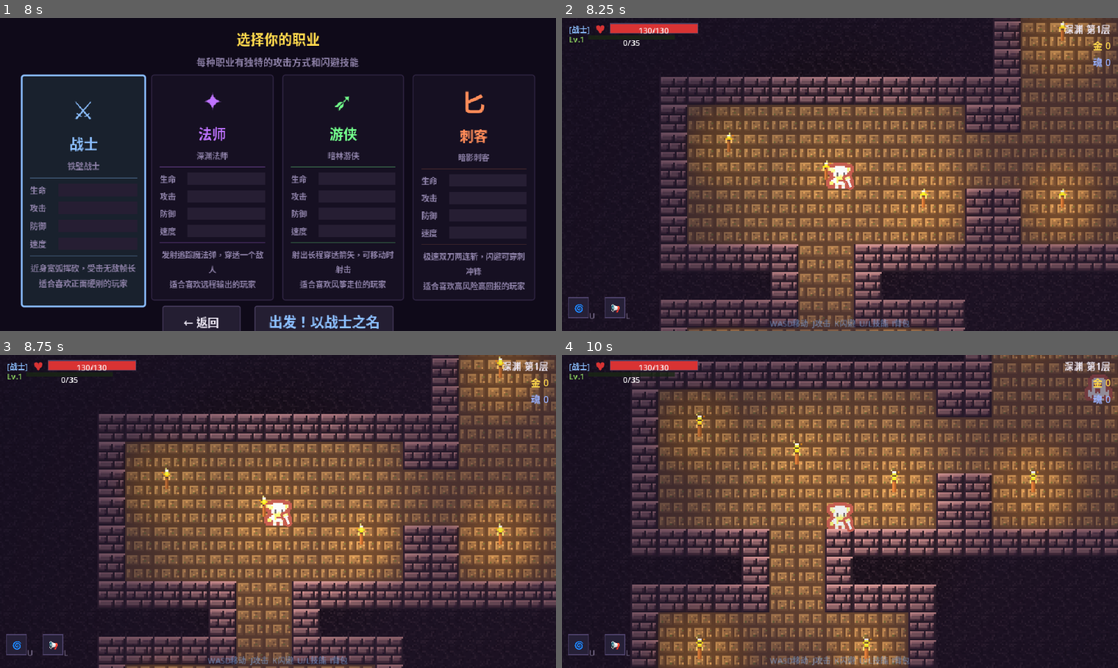
Above: before the commit, frames 1-4 (two rows, left to right).
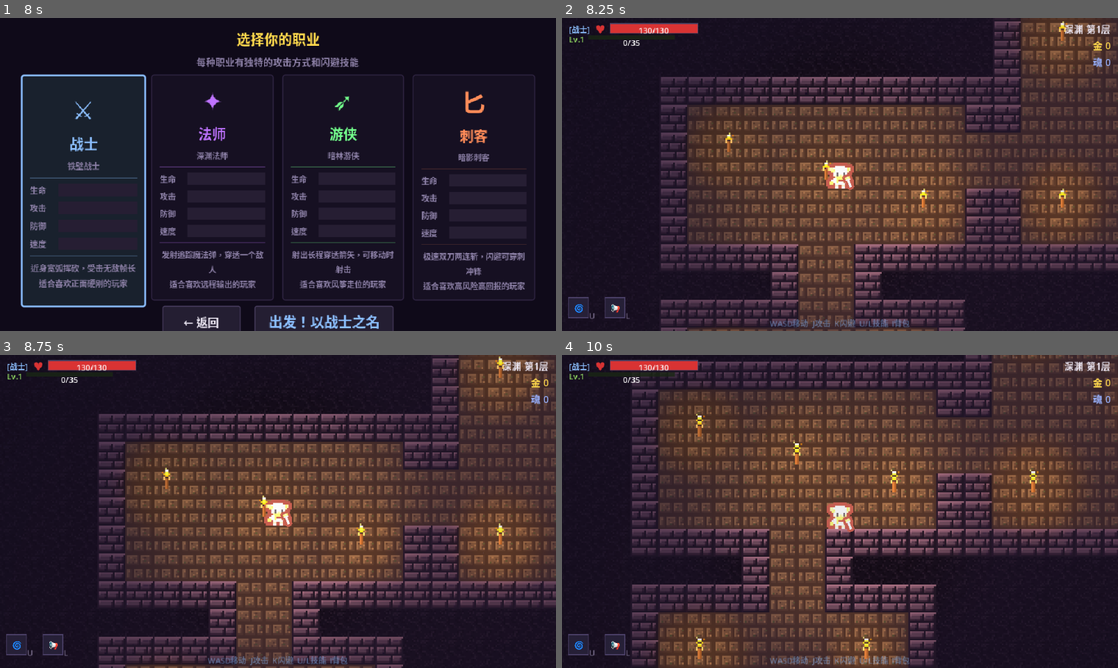
Above: after the commit, the same moments.

Repository: pidongqianqian/pdgame1
Game: Godot game, scene res://scenes/main.tscn
Two runs of this game, one before a commit and one after it. Both use one fixed random seed, a clock stepped at 60 frames per second and the inputs below.
Inputs (mouse positions are in pixels of both pictures, inside the frame that each line leads up to):
- Up to frame 1 (8 s): click "开始冒险" at 0.5 s; click (83, 190) at 1.27 s; click (211, 187) at 2.02 s; click (83, 187) at 2.77 s; click (344, 187) at 3.52 s; click (344, 190) at 4.27 s; click (472, 187) at 5.02 s; click (478, 190) at 5.77 s; click "← 返回" at 6.5 s; click "开始冒险" at 7.25 s
- Up to frame 2 (8.25 s): click "出发！以战士之名" at 8 s
- Up to frame 3 (8.75 s): no input
- Up to frame 4 (10 s): tap Enter at 8.75 s; move the mouse to (962, 495) at 8.77 s; hold D (move_right) 8.78-9.53 s; tap J (attack) at 8.85 s; move the mouse to (728, 527) at 9.52 s; hold S (move_down) from 9.53 s (still down); tap K (dodge) at 9.6 s

Frame 1 is identical in both runs. In frame 2, 24% of the frame differs, in the area x 14-100%, y 0-100%; in frame 3, 24%; in frame 4, 29%, in the area x 12-100%, y 0-100%.

Commit message:
feat: 主题视觉强化 + 调试面板
- THEME_CONFIG 新增 tile_modulate / banner_color 字段
- 地图瓦片按主题染色（森林绿/炼狱橙/亡灵紫/石窟蓝灰）
- 每个房间程序化生成主题装饰物（草丛、蘑菇、熔岩、符文等）
- 主题横幅颜色跟随 banner_color
- dungeon_ambience: 主题专属粒子系统（落叶/火星/幽光/尘埃）
- 调试面板 F5 打开，F1-F4 跳主题，F6/F7 逐层，F9/F10/F11 辅助
- 修复越界 bug：entities 初始化提前到 _setup_dungeon 之前

Made-with: Cursor

Diff:
--- a/scripts/dungeon/dungeon_ambience.gd
+++ b/scripts/dungeon/dungeon_ambience.gd
@@ -60,8 +60,10 @@
 var _torch_positions: Array = []
 var _torch_sprites: Array = []
 var _floor_overlay: ColorRect
+var _particle_layer: CanvasLayer
 
 var _theme_color: Color = Color(0.12, 0.08, 0.18)
+var _theme_id: int = 0  # 0=crypt, 1=forest, 2=inferno, 3=necropolis
 
 
 func _ready() -> void:
@@ -98,18 +100,11 @@
 	add_child(_floor_overlay)
 
 
-func set_theme(theme_color: Color) -> void:
+func set_theme(theme_color: Color, theme_id: int = 0) -> void:
 	_theme_color = theme_color
+	_theme_id = theme_id
 	_update_floor_theme()
-
-	for d in _dust_nodes:
-		var node: ColorRect = d["node"]
-		node.color = Color(
-			_theme_color.r * 4 + 0.5,
-			_theme_color.g * 4 + 0.5,
-			_theme_color.b * 4 + 0.5,
-			node.color.a
-		)
+	_rebuild_dust_particles()
 
 
 func _update_floor_theme() -> void:
@@ -126,21 +121,152 @@
 
 
 func _spawn_dust_particles() -> void:
-	var world_layer = CanvasLayer.new()
-	world_layer.layer = 3
-	add_child(world_layer)
-
+	_particle_layer = CanvasLayer.new()
+	_particle_layer.layer = 3
+	add_child(_particle_layer)
+	_rebuild_dust_particles()
+
+
+func _rebuild_dust_particles() -> void:
+	for d in _dust_nodes:
+		if is_instance_valid(d["node"]):
+			d["node"].queue_free()
+	_dust_nodes.clear()
+
+	if not _particle_layer:
+		return
+
+	match _theme_id:
+		0:
+			_spawn_crypt_dust()
+		1:
+			_spawn_forest_leaves()
+		2:
+			_spawn_inferno_embers()
+		3:
+			_spawn_necro_wisps()
+
+
+func _spawn_crypt_dust() -> void:
 	for i in 14:
 		var dust = ColorRect.new()
 		dust.size = Vector2(1, 1)
 		dust.color = Color(0.7, 0.7, 0.9, randf_range(0.15, 0.35))
 		dust.position = Vector2(randf_range(0, 800), randf_range(0, 400))
 		dust.mouse_filter = Control.MOUSE_FILTER_IGNORE
-		world_layer.add_child(dust)
-		_dust_nodes.append({
-			"node": dust,
+		_particle_layer.add_child(dust)
+		_dust_nodes.append({
+			"node": dust, "type": "rise",
 			"speed": randf_range(4.0, 14.0),
 			"drift": randf_range(-8.0, 8.0),
+			"phase": randf_range(0, TAU),
+		})
+
+
+func _spawn_forest_leaves() -> void:
+	var leaf_colors = [
+		Color(0.3, 0.6, 0.15, 0.45),
+		Color(0.5, 0.7, 0.2, 0.4),
+		Color(0.6, 0.55, 0.1, 0.35),
+		Color(0.25, 0.5, 0.1, 0.4),
+	]
+	for i in 18:
+		var leaf = ColorRect.new()
+		leaf.size = Vector2(randi_range(2, 3), 1)
+		leaf.color = leaf_colors[randi() % leaf_colors.size()]
+		leaf.position = Vector2(randf_range(0, 800), randf_range(0, 400))
+		leaf.rotation = randf_range(0, TAU)
+		leaf.mouse_filter = Control.MOUSE_FILTER_IGNORE
+		_particle_layer.add_child(leaf)
+		_dust_nodes.append({
+			"node": leaf, "type": "fall",
+			"speed": randf_range(6.0, 18.0),
+			"drift": randf_range(-15.0, 15.0),
+			"phase": randf_range(0, TAU),
+			"spin": randf_range(-1.5, 1.5),
+		})
+	# 少量孢子光点
+	for i in 6:
+		var spore = ColorRect.new()
+		spore.size = Vector2(1, 1)
+		spore.color = Color(0.6, 1.0, 0.4, randf_range(0.2, 0.4))
+		spore.position = Vector2(randf_range(0, 800), randf_range(0, 400))
+		spore.mouse_filter = Control.MOUSE_FILTER_IGNORE
+		_particle_layer.add_child(spore)
+		_dust_nodes.append({
+			"node": spore, "type": "float",
+			"speed": randf_range(2.0, 6.0),
+			"drift": randf_range(-6.0, 6.0),
+			"phase": randf_range(0, TAU),
+		})
+
+
+func _spawn_inferno_embers() -> void:
+	var ember_colors = [
+		Color(1.0, 0.6, 0.1, 0.5),
+		Color(1.0, 0.4, 0.05, 0.55),
+		Color(1.0, 0.8, 0.2, 0.4),
+	]
+	for i in 20:
+		var ember = ColorRect.new()
+		ember.size = Vector2(1, 1)
+		ember.color = ember_colors[randi() % ember_colors.size()]
+		ember.position = Vector2(randf_range(0, 800), randf_range(0, 400))
+		ember.mouse_filter = Control.MOUSE_FILTER_IGNORE
+		_particle_layer.add_child(ember)
+		_dust_nodes.append({
+			"node": ember, "type": "rise_fast",
+			"speed": randf_range(12.0, 30.0),
+			"drift": randf_range(-12.0, 12.0),
+			"phase": randf_range(0, TAU),
+		})
+	# 热浪摇曳大粒子
+	for i in 4:
+		var heat = ColorRect.new()
+		heat.size = Vector2(3, 2)
+		heat.color = Color(1.0, 0.5, 0.15, 0.12)
+		heat.position = Vector2(randf_range(0, 800), randf_range(200, 400))
+		heat.mouse_filter = Control.MOUSE_FILTER_IGNORE
+		_particle_layer.add_child(heat)
+		_dust_nodes.append({
+			"node": heat, "type": "rise",
+			"speed": randf_range(3.0, 8.0),
+			"drift": randf_range(-20.0, 20.0),
+			"phase": randf_range(0, TAU),
+		})
+
+
+func _spawn_necro_wisps() -> void:
+	var wisp_colors = [
+		Color(0.6, 0.3, 0.9, 0.3),
+		Color(0.4, 0.5, 1.0, 0.25),
+		Color(0.8, 0.4, 1.0, 0.2),
+	]
+	for i in 10:
+		var wisp = ColorRect.new()
+		wisp.size = Vector2(2, 2)
+		wisp.color = wisp_colors[randi() % wisp_colors.size()]
+		wisp.position = Vector2(randf_range(0, 800), randf_range(0, 400))
+		wisp.mouse_filter = Control.MOUSE_FILTER_IGNORE
+		_particle_layer.add_child(wisp)
+		_dust_nodes.append({
+			"node": wisp, "type": "float",
+			"speed": randf_range(1.5, 5.0),
+			"drift": randf_range(-10.0, 10.0),
+			"phase": randf_range(0, TAU),
+		})
+	# 暗尘
+	for i in 8:
+		var dust = ColorRect.new()
+		dust.size = Vector2(1, 1)
+		dust.color = Color(0.5, 0.4, 0.6, randf_range(0.15, 0.3))
+		dust.position = Vector2(randf_range(0, 800), randf_range(0, 400))
+		dust.mouse_filter = Control.MOUSE_FILTER_IGNORE
+		_particle_layer.add_child(dust)
+		_dust_nodes.append({
+			"node": dust, "type": "rise",
+			"speed": randf_range(3.0, 10.0),
+			"drift": randf_range(-6.0, 6.0),
 			"phase": randf_range(0, TAU),
 		})
 
@@ -154,12 +280,51 @@
 	var t: float = Time.get_ticks_msec() / 1000.0
 	for d in _dust_nodes:
 		var node: ColorRect = d["node"]
-		node.position.y -= d["speed"] * delta
-		node.position.x += sin(t * 0.8 + d["phase"]) * d["drift"] * delta
-		node.color.a = (sin(t * 1.2 + d["phase"]) * 0.1 + 0.22)
-		if node.position.y < -4:
-			node.position.y = 364.0
-			node.position.x = randf_range(0, 800)
+		if not is_instance_valid(node):
+			continue
+		var ptype: String = d.get("type", "rise")
+		var base_alpha: float = node.color.a
+
+		match ptype:
+			"rise":
+				node.position.y -= d["speed"] * delta
+				node.position.x += sin(t * 0.8 + d["phase"]) * d["drift"] * delta
+				node.color.a = clampf(sin(t * 1.2 + d["phase"]) * 0.1 + 0.22, 0.05, 0.5)
+				if node.position.y < -4:
+					node.position.y = 400.0
+					node.position.x = randf_range(0, 800)
+
+			"rise_fast":
+				node.position.y -= d["speed"] * delta
+				node.position.x += sin(t * 2.0 + d["phase"]) * d["drift"] * delta
+				var flicker: float = sin(t * 8.0 + d["phase"]) * 0.2
+				node.color.a = clampf(0.35 + flicker, 0.1, 0.6)
+				if node.position.y < -4:
+					node.position.y = randf_range(350, 420)
+					node.position.x = randf_range(0, 800)
+
+			"fall":
+				node.position.y += d["speed"] * delta
+				node.position.x += sin(t * 0.6 + d["phase"]) * d["drift"] * delta
+				if d.has("spin"):
+					node.rotation += d["spin"] * delta
+				node.color.a = clampf(sin(t * 0.8 + d["phase"]) * 0.1 + 0.35, 0.1, 0.5)
+				if node.position.y > 410:
+					node.position.y = randf_range(-20, -5)
+					node.position.x = randf_range(0, 800)
+
+			"float":
+				node.position.y += sin(t * 0.5 + d["phase"]) * d["speed"] * delta
+				node.position.x += cos(t * 0.3 + d["phase"]) * d["drift"] * delta
+				node.color.a = clampf(sin(t * 0.7 + d["phase"]) * 0.15 + 0.25, 0.05, 0.45)
+				if node.position.x < -10:
+					node.position.x = 810.0
+				elif node.position.x > 810:
+					node.position.x = -10.0
+				if node.position.y < -10:
+					node.position.y = 410.0
+				elif node.position.y > 410:
+					node.position.y = -10.0
 
 
 func _update_torch_shader() -> void:
--- a/scripts/game_world.gd
+++ b/scripts/game_world.gd
@@ -22,6 +22,8 @@
 			preload("res://scenes/enemies/boss_dark_knight.tscn"),
 		],
 		"ambience": Color(0.12, 0.08, 0.18),
+		"tile_modulate": Color(0.75, 0.72, 0.85),
+		"banner_color": Color(0.35, 0.25, 0.55),
 	},
 	DungeonTheme.FOREST: {
 		"name": "地下森林",
@@ -36,7 +38,9 @@
 		"big_bosses": [
 			preload("res://scenes/enemies/boss_necromancer.tscn"),
 		],
-		"ambience": Color(0.06, 0.14, 0.08),
+		"ambience": Color(0.04, 0.16, 0.06),
+		"tile_modulate": Color(0.6, 0.88, 0.55),
+		"banner_color": Color(0.2, 0.5, 0.15),
 	},
 	DungeonTheme.INFERNO: {
 		"name": "熔岩炼狱",
@@ -52,7 +56,9 @@
 		"big_bosses": [
 			preload("res://scenes/enemies/boss_fire_elemental.tscn"),
 		],
-		"ambience": Color(0.18, 0.06, 0.04),
+		"ambience": Color(0.22, 0.06, 0.02),
+		"tile_modulate": Color(0.92, 0.6, 0.45),
+		"banner_color": Color(0.65, 0.2, 0.05),
 	},
 	DungeonTheme.NECROPOLIS: {
 		"name": "亡灵殿堂",
@@ -69,6 +75,8 @@
 			preload("res://scenes/enemies/boss_dark_knight.tscn"),
 		],
 		"ambience": Color(0.10, 0.06, 0.16),
+		"tile_modulate": Color(0.65, 0.55, 0.8),
+		"banner_color": Color(0.4, 0.15, 0.55),
 	},
 }
 
@@ -86,12 +94,18 @@
 
 var _disconnect_ui: CanvasLayer = null
 
+# Debug
+var _debug_panel: CanvasLayer = null
+var _debug_info_label: Label = null
+const DEBUG_ENABLED: bool = true
+
 
 func _ready() -> void:
 	GameManager.player_died.connect(_on_game_over)
 	if NetworkManager.is_multiplayer_active():
 		NetworkManager.host_disconnected.connect(_on_host_disconnected)
 		NetworkManager.player_disconnected.connect(_on_peer_disconnected)
+	entities = $Entities
 	_setup_dungeon()
 	_setup_canvas_modulate()
 	_spawn_player()
@@ -106,6 +120,9 @@
 	if event.is_action_pressed("inventory"):
 		if inventory_ui and not inventory_ui.visible:
 			inventory_ui.open()
+
+	if DEBUG_ENABLED and event is InputEventKey and event.pressed and not event.echo:
+		_handle_debug_input(event as InputEventKey)
 
 
 func _setup_dungeon() -> void:
@@ -122,6 +139,8 @@
 	var seed_val: int = NetworkManager.current_dungeon_seed
 	dungeon.generate(GameManager.current_floor, player_count, seed_val)
 	dungeon.all_rooms_cleared.connect(_on_all_rooms_cleared)
+	_apply_theme_tilemap_tint()
+	_spawn_room_decorations()
 
 
 func _create_runtime_tileset(tilemap_layer: TileMapLayer) -> void:
@@ -342,9 +361,10 @@
 
 
 func _apply_theme_ambience() -> void:
-	var config: Dictionary = THEME_CONFIG[_get_current_theme()]
+	var theme: DungeonTheme = _get_current_theme()
+	var config: Dictionary = THEME_CONFIG[theme]
 	if ambience and ambience.has_method("set_theme"):
-		ambience.set_theme(config["ambience"])
+		ambience.set_theme(config["ambience"], theme as int)
 
 
 func _on_enemy_died_in_room(room_index: int, enemy_pos: Vector2, is_boss: bool, gold: int, xp: int = 12, killer_peer: int = 0) -> void:
@@ -784,6 +804,8 @@
 	var player_count: int = NetworkManager.get_player_count()
 	var seed_val: int = NetworkManager.current_dungeon_seed
 	dungeon.generate(GameManager.current_floor, player_count, seed_val)
+	_apply_theme_tilemap_tint()
+	_spawn_room_decorations()
 
 	# 单人直接恢复，多人在 _spawn_player 里统一复活
 	if not NetworkManager.is_multiplayer_active():
@@ -1246,8 +1268,9 @@
 	panel.set_anchors_and_offsets_preset(Control.PRESET_CENTER_TOP)
 	panel.offset_top = 30
 	var sb = StyleBoxFlat.new()
-	sb.bg_color = Color(config["ambience"].r * 0.6, config["ambience"].g * 0.6, config["ambience"].b * 0.6, 0.92)
-	sb.border_color = Color(1.0, 0.85, 0.5, 0.7)
+	var bc: Color = config.get("banner_color", config["ambience"])
+	sb.bg_color = Color(bc.r, bc.g, bc.b, 0.92)
+	sb.border_color = Color(bc.r * 1.5 + 0.3, bc.g * 1.5 + 0.3, bc.b * 1.5 + 0.3, 0.7)
 	sb.set_border_width_all(1)
 	sb.set_corner_radius_all(4)
 	sb.set_content_margin_all(12)
@@ -1281,3 +1304,361 @@
 	tw.tween_interval(2.5)
 	tw.tween_property(panel, "modulate:a", 0.0, 0.6)
 	tw.tween_callback(layer.queue_free)
+
+
+# ═══════════════════════════════════════════════════════════════
+# Theme Visual System
+# ═══════════════════════════════════════════════════════════════
+
+func _apply_theme_tilemap_tint() -> void:
+	var config: Dictionary = THEME_CONFIG[_get_current_theme()]
+	var tint: Color = config.get("tile_modulate", Color.WHITE)
+	if dungeon and dungeon.tilemap:
+		dungeon.tilemap.modulate = tint
+
+
+const DECO_DENSITY: int = 5
+
+func _spawn_room_decorations() -> void:
+	var theme: DungeonTheme = _get_current_theme()
+	for i in dungeon.rooms.size():
+		var room: Rect2i = dungeon.rooms[i]
+		var count: int = clampi(int(room.get_area() / 18), 1, DECO_DENSITY)
+		for j in count:
+			var margin: int = 1
+			var tx: int = randi_range(room.position.x + margin, room.end.x - 1 - margin)
+			var ty: int = randi_range(room.position.y + margin, room.end.y - 1 - margin)
+			if not dungeon.is_floor_at(Vector2(tx * 16 + 8, ty * 16 + 8)):
+				continue
+			var world_pos = Vector2(tx * 16 + randf_range(2, 14), ty * 16 + randf_range(2, 14))
+			_place_decoration(world_pos, theme)
+
+
+func _place_decoration(pos: Vector2, theme: DungeonTheme) -> void:
+	match theme:
+		DungeonTheme.CRYPT:
+			_deco_crypt(pos)
+		DungeonTheme.FOREST:
+			_deco_forest(pos)
+		DungeonTheme.INFERNO:
+			_deco_inferno(pos)
+		DungeonTheme.NECROPOLIS:
+			_deco_necropolis(pos)
+
+
+func _deco_crypt(pos: Vector2) -> void:
+	var kind: int = randi() % 3
+	match kind:
+		0:  # 小骨头
+			var bone = _make_deco_sprite(pos, Vector2(5, 2), Color(0.85, 0.82, 0.7, 0.6))
+			bone.rotation = randf_range(-0.5, 0.5)
+		1:  # 蛛网角
+			var web = _make_deco_sprite(pos, Vector2(4, 4), Color(0.8, 0.8, 0.8, 0.25))
+			web.rotation = randf_range(0, TAU)
+		2:  # 碎石
+			var s1 = _make_deco_sprite(pos, Vector2(2, 2), Color(0.45, 0.4, 0.38, 0.5))
+			_make_deco_sprite(pos + Vector2(3, 1), Vector2(1, 1), Color(0.5, 0.45, 0.4, 0.4))
+
+
+func _deco_forest(pos: Vector2) -> void:
+	var kind: int = randi() % 4
+	match kind:
+		0:  # 草丛
+			_make_grass_tuft(pos)
+		1:  # 小蘑菇
+			_make_mushroom_deco(pos)
+		2:  # 藤蔓/苔藓
+			var moss = _make_deco_sprite(pos, Vector2(3, 2), Color(0.2, 0.55, 0.15, 0.5))
+			moss.rotation = randf_range(-0.3, 0.3)
+		3:  # 落叶
+			var leaf = _make_deco_sprite(pos, Vector2(3, 2), Color(0.5, 0.65, 0.2, 0.45))
+			leaf.rotation = randf_range(0, TAU)
+
+
+func _deco_inferno(pos: Vector2) -> void:
+	var kind: int = randi() % 3
+	match kind:
+		0:  # 裂缝/熔岩痕
+			var crack = _make_deco_sprite(pos, Vector2(6, 1), Color(0.9, 0.35, 0.1, 0.55))
+			crack.rotation = randf_range(-0.4, 0.4)
+		1:  # 灰烬
+			for k in 3:
+				var offset = Vector2(randf_range(-3, 3), randf_range(-3, 3))
+				_make_deco_sprite(pos + offset, Vector2(1, 1), Color(0.3, 0.25, 0.2, 0.4))
+		2:  # 小熔岩池
+			_make_lava_pool(pos)
+
+
+func _deco_necropolis(pos: Vector2) -> void:
+	var kind: int = randi() % 3
+	match kind:
+		0:  # 符文痕迹
+			_make_rune_mark(pos)
+		1:  # 暗紫烛光
+			var candle = _make_deco_sprite(pos, Vector2(1, 3), Color(0.7, 0.55, 0.75, 0.55))
+			var glow = _make_deco_sprite(pos + Vector2(0, -2), Vector2(3, 3),
+				Color(0.6, 0.3, 0.8, 0.15))
+		2:  # 裂骨
+			var bone = _make_deco_sprite(pos, Vector2(4, 2), Color(0.6, 0.55, 0.65, 0.45))
+			bone.rotation = randf_range(-0.6, 0.6)
+
+
+func _make_deco_sprite(pos: Vector2, size: Vector2, color: Color) -> ColorRect:
+	var rect = ColorRect.new()
+	rect.size = size
+	rect.color = color
+	rect.position = pos - size * 0.5
+	rect.z_index = -1
+	rect.mouse_filter = Control.MOUSE_FILTER_IGNORE
+	entities.add_child(rect)
+	return rect
+
+
+func _make_grass_tuft(pos: Vector2) -> void:
+	var base_green: float = randf_range(0.35, 0.6)
+	for k in randi_range(2, 4):
+		var offset = Vector2(randf_range(-3, 3), randf_range(-2, 1))
+		var blade = ColorRect.new()
+		blade.size = Vector2(1, randi_range(3, 5))
+		blade.color = Color(0.15 + randf_range(-0.05, 0.05),
+			base_green + randf_range(-0.1, 0.1), 0.1, 0.6)
+		blade.position = pos + offset
+		blade.rotation = randf_range(-0.3, 0.3)
+		blade.z_index = -1
+		entities.add_child(blade)
+
+
+func _make_mushroom_deco(pos: Vector2) -> void:
+	# 菌柄
+	var stem = ColorRect.new()
+	stem.size = Vector2(2, 3)
+	stem.color = Color(0.85, 0.8, 0.65, 0.7)
+	stem.position = pos + Vector2(-1, 0)
+	stem.z_index = -1
+	entities.add_child(stem)
+	# 菌盖
+	var cap = ColorRect.new()
+	var cap_colors = [Color(0.8, 0.2, 0.15, 0.7), Color(0.6, 0.4, 0.1, 0.7),
+		Color(0.3, 0.5, 0.8, 0.7)]
+	cap.size = Vector2(4, 2)
+	cap.color = cap_colors[randi() % cap_colors.size()]
+	cap.position = pos + Vector2(-2, -2)
+	cap.z_index = -1
+	entities.add_child(cap)
+
+
+func _make_lava_pool(pos: Vector2) -> void:
+	var pool = ColorRect.new()
+	pool.size = Vector2(randi_range(4, 7), randi_range(3, 5))
+	pool.color = Color(0.95, 0.4, 0.1, 0.4)
+	pool.position = pos - pool.size * 0.5
+	pool.z_index = -1
+	entities.add_child(pool)
+	var core = ColorRect.new()
+	core.size = pool.size * 0.5
+	core.color = Color(1.0, 0.75, 0.2, 0.5)
+	core.position = pos - core.size * 0.5
+	core.z_index = -1
+	entities.add_child(core)
+
+
+func _make_rune_mark(pos: Vector2) -> void:
+	var color = Color(0.5, 0.25, 0.7, 0.3)
+	# 十字符文
+	_make_deco_sprite(pos, Vector2(5, 1), color)
+	_make_deco_sprite(pos, Vector2(1, 5), color)
+	# 角上小点
+	for corner in [Vector2(-2, -2), Vector2(2, -2), Vector2(-2, 2), Vector2(2, 2)]:
+		_make_deco_sprite(pos + corner, Vector2(1, 1), Color(color.r, color.g, color.b, 0.2))
+
+
+# ═══════════════════════════════════════════════════════════════
+# Debug System (F5 面板, F1-F4 跳主题, PageUp/Down 跳层)
+# ═══════════════════════════════════════════════════════════════
+
+func _handle_debug_input(event: InputEventKey) -> void:
+	match event.keycode:
+		KEY_F5:
+			_toggle_debug_panel()
+		KEY_F1:
+			_debug_jump_to_floor(1)
+		KEY_F2:
+			_debug_jump_to_floor(4)
+		KEY_F3:
+			_debug_jump_to_floor(7)
+		KEY_F4:
+			_debug_jump_to_floor(10)
+		KEY_F6:
+			_debug_jump_to_floor(GameManager.current_floor + 1)
+		KEY_F7:
+			_debug_jump_to_floor(maxi(GameManager.current_floor - 1, 1))
+		KEY_F9:
+			# 满血 + 加金币
+			if player and is_instance_valid(player):
+				player.stats.heal(player.stats.max_hp)
+				GameManager.gold += 200
+				_debug_toast("回满血 & +200金币")
+		KEY_F10:
+			# 获得 3 点技能点
+			if player and is_instance_valid(player):
+				player.stats.skill_points += 3
+				_debug_toast("+3 技能点")
+		KEY_F11:
+			# 直接清除当前层所有敌人
+			_debug_kill_all_enemies()
+
+
+func _debug_jump_to_floor(target_floor: int) -> void:
+	if _floor_clear_ui and is_instance_valid(_floor_clear_ui):
+		_floor_clear_ui.queue_free()
+		_floor_clear_ui = null
+
+	GameManager.current_floor = target_floor
+	_last_theme_block = -1
+
+	if ambience and ambience.has_method("clear_torches"):
+		ambience.clear_torches()
+
+	for child in entities.get_children():
+		var keep: bool = false
+		if NetworkManager.is_multiplayer_active():
+			keep = GameManager.player_nodes.values().has(child)
+		else:
+			keep = (child == player)
+		if not keep:
+			child.queue_free()
+
+	var player_count: int = NetworkManager.get_player_count()
+	var seed_val: int = randi()
+	dungeon.generate(GameManager.current_floor, player_count, seed_val)
+	_apply_theme_tilemap_tint()
+	_spawn_room_decorations()
+
+	_spawn_player()
+	_spawn_enemies()
+	_spawn_torch_lights()
+	_apply_theme_ambience()
+	_show_theme_banner()
+
+	if player and is_instance_valid(player):
+		player.stats.heal(player.stats.max_hp)
+
+	_update_debug_info()
+	var config: Dictionary = THEME_CONFIG[_get_current_theme()]
+	_debug_toast("跳转到第 %d 层 —「%s」" % [target_floor, config["name"]])
+
+
+func _debug_kill_all_enemies() -> void:
+	var killed: int = 0
+	for enemy in get_tree().get_nodes_in_group("enemies"):
+		if is_instance_valid(enemy) and enemy is EnemyBase:
+			if (enemy as EnemyBase).ai_state != EnemyBase.AIState.DEAD:
+				(enemy as EnemyBase).take_damage(99999, Vector2.ZERO)
+				killed += 1
+	_debug_toast("击杀 %d 只敌人" % killed)
+
+
+func _toggle_debug_panel() -> void:
+	if _debug_panel and is_instance_valid(_debug_panel):
+		_debug_panel.queue_free()
+		_debug_panel = null
+		return
+
+	_debug_panel = CanvasLayer.new()
+	_debug_panel.layer = 50
+	add_child(_debug_panel)
+
+	var panel = PanelContainer.new()
+	panel.set_anchors_and_offsets_preset(Control.PRESET_TOP_LEFT)
+	panel.offset_left = 8
+	panel.offset_top = 8
+	var sb = StyleBoxFlat.new()
+	sb.bg_color = Color(0.0, 0.0, 0.0, 0.75)
+	sb.set_corner_radius_all(4)
+	sb.set_content_margin_all(8)
+	panel.add_theme_stylebox_override("panel", sb)
+	_debug_panel.add_child(panel)
+
+	var vbox = VBoxContainer.new()
+	vbox.add_theme_constant_override("separation", 4)
+	panel.add_child(vbox)
+
+	var title = Label.new()
+	title.text = "[ DEBUG 调试面板 ]"
+	title.add_theme_font_size_override("font_size", 10)
+	title.add_theme_color_override("font_color", Color(1.0, 0.9, 0.3))
+	vbox.add_child(title)
+
+	_debug_info_label = Label.new()
+	_debug_info_label.add_theme_font_size_override("font_size", 9)
+	_debug_info_label.add_theme_color_override("font_color", Color(0.85, 0.85, 0.85))
+	vbox.add_child(_debug_info_label)
+
+	var sep = HSeparator.new()
+	vbox.add_child(sep)
+
+	var hotkey_label = Label.new()
+	hotkey_label.text = (
+		"F1  石窟(1层)  F2  森林(4层)\n"
+		+ "F3  炼狱(7层)  F4  亡灵(10层)\n"
+		+ "F6  下一层  F7  上一层\n"
+		+ "F9  满血+200金  F10  +3技能点\n"
+		+ "F11  击杀全部敌人  F5  关闭面板"
+	)
+	hotkey_label.add_theme_font_size_override("font_size", 8)
+	hotkey_label.add_theme_color_override("font_color", Color(0.65, 0.75, 0.65))
+	vbox.add_child(hotkey_label)
+
+	var btn_row = HBoxContainer.new()
+	btn_row.add_theme_constant_override("separation", 4)
+	vbox.add_child(btn_row)
+	for data in [["石窟", 1], ["森林", 4], ["炼狱", 7], ["亡灵", 10]]:
+		var btn = Button.new()
+		btn.text = data[0]
+		btn.add_theme_font_size_override("font_size", 9)
+		var floor_num: int = data[1]
+		btn.pressed.connect(func(): _debug_jump_to_floor(floor_num))
+		btn_row.add_child(btn)
+
+	_update_debug_info()
+
+
+func _update_debug_info() -> void:
+	if not _debug_info_label or not is_instance_valid(_debug_info_label):
+		return
+	var config: Dictionary = THEME_CONFIG[_get_current_theme()]
+	var theme_names = ["CRYPT", "FOREST", "INFERNO", "NECROPOLIS"]
+	var theme_idx: int = _get_current_theme() as int
+	_debug_info_label.text = (
+		"当前层: %d  主题: %s「%s」\n" % [GameManager.current_floor, theme_names[theme_idx], config["name"]]
+		+ "敌人存活: %d  金币: %d\n" % [enemies_alive, GameManager.gold]
+		+ "玩家等级: %d  技能点: %d" % [
+			player.stats.level if player and is_instance_valid(player) else 0,
+			player.stats.skill_points if player and is_instance_valid(player) else 0,
+		]
+	)
+
+
+func _debug_toast(msg: String) -> void:
+	var layer = CanvasLayer.new()
+	layer.layer = 51
+	add_child(layer)
+
+	var lbl = Label.new()
+	lbl.text = msg
+	lbl.add_theme_font_size_override("font_size", 11)
+	lbl.add_theme_color_override("font_color", Color(0.3, 1.0, 0.4))
+	lbl.add_theme_color_override("font_shadow_color", Color(0, 0, 0, 0.8))
+	lbl.add_theme_constant_override("shadow_offset_x", 1)
+	lbl.add_theme_constant_override("shadow_offset_y", 1)
+	lbl.set_anchors_and_offsets_preset(Control.PRESET_CENTER_TOP)
+	lbl.offset_top = 50
+	lbl.horizontal_alignment = HORIZONTAL_ALIGNMENT_CENTER
+	layer.add_child(lbl)
+
+	var tw = create_tween()
+	tw.tween_interval(1.5)
+	tw.tween_property(lbl, "modulate:a", 0.0, 0.5)
+	tw.tween_callback(layer.queue_free)
+
+	_update_debug_info()
